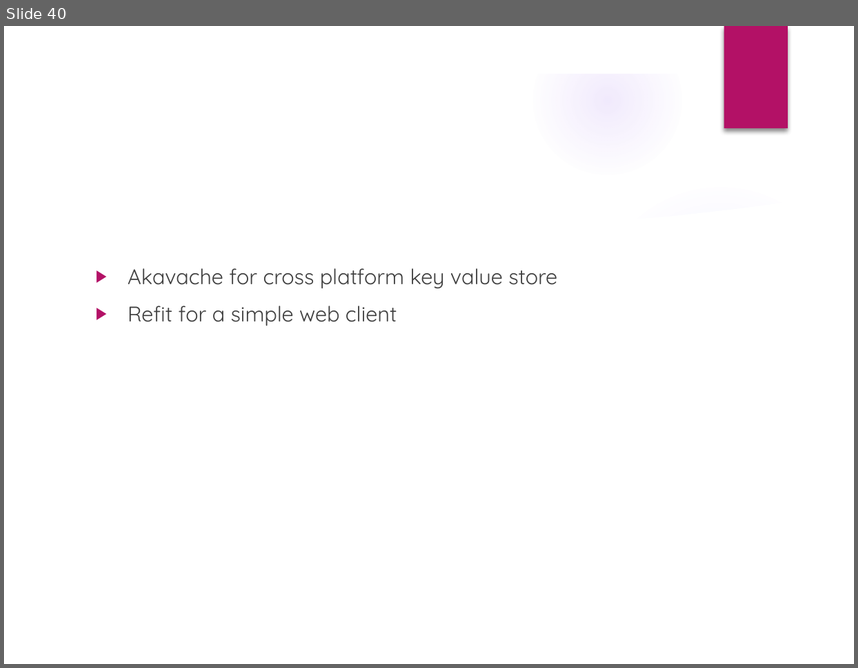
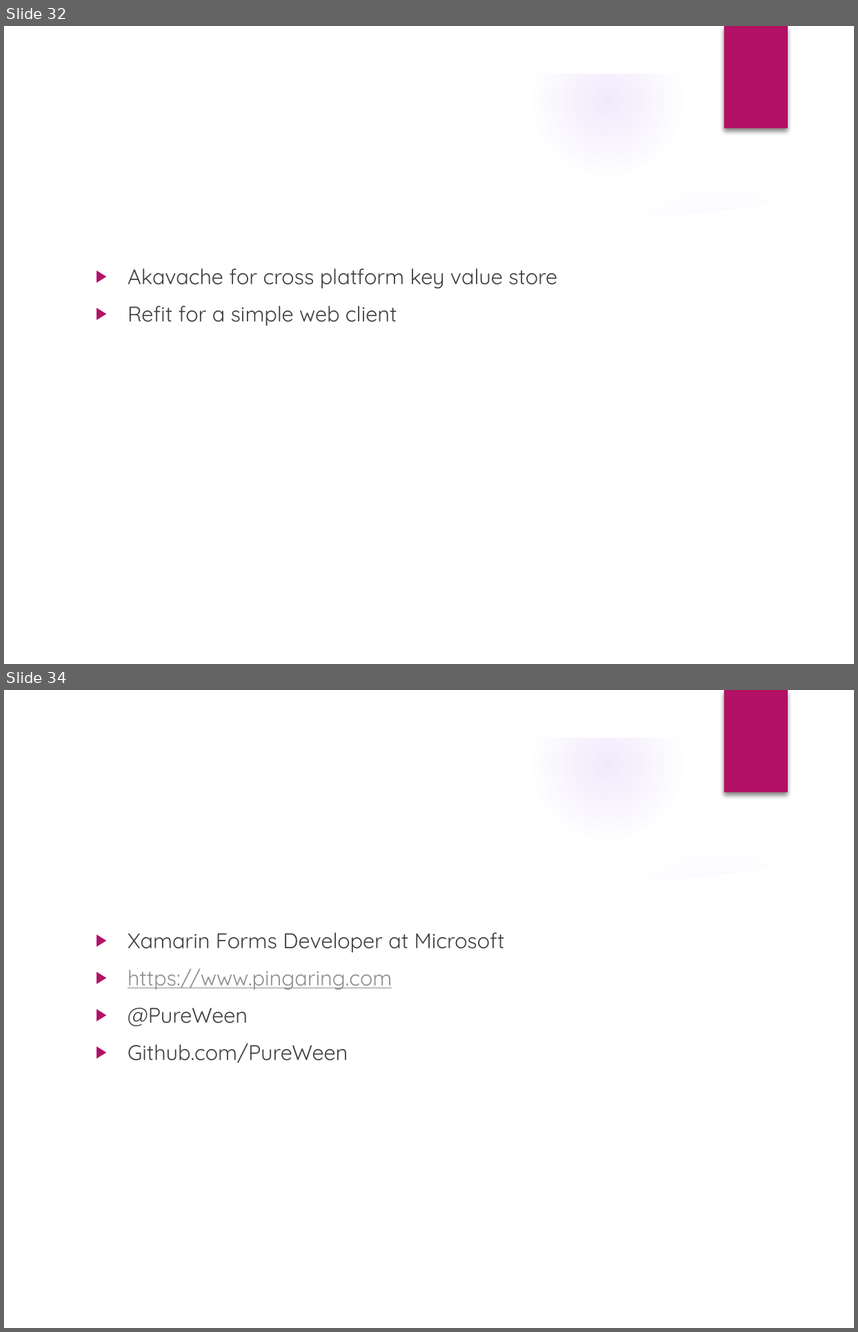
Before and after one commit to PureWeen/DevDays_20171116, a slide deck: DenverDevDays20171116.pptx. Shown one above the other, each under a label of ours: slide 40 before the commit, slides 32 and 34 after it; the slides between them are not shown. The pictures are 858x668 and 858x1332 pixels, drawn with LibreOffice and Linux fonts; fonts in the diff are those of the drawing; background and template pictures are left out. Boxes give left, top, right and bottom in pixels: in the first picture for what was removed or moved away, otherwise in the second. Text is boxed around its words. In the diff, an @@ line names an element or a change of style, - is before the commit and + after.

```diff
--- a/DenverDevDays20171116.pptx
+++ b/DenverDevDays20171116.pptx
@@ slide 34 added at box(4, 690, 854, 1328), background picture (left out); not listed: 9 template elements that a slide beside it also shows @@
@@ title added at box(85, 776, 674, 842), 24 pt, text #FFFFFF @@
+About me
@@ text added at box(128, 932, 505, 1063), 13.5 pt, text #404040 @@
+▶ Xamarin Forms Developer at Microsoft
+▶ https://www.pingaring.com
+▶ @PureWeen
+▶ Github.com/PureWeen
@@ what was slide 40 is now slide 32 @@
```
Also in this commit, not shown: 10 slides changed, 2 other slides added, 10 slides removed, 3 other files.
